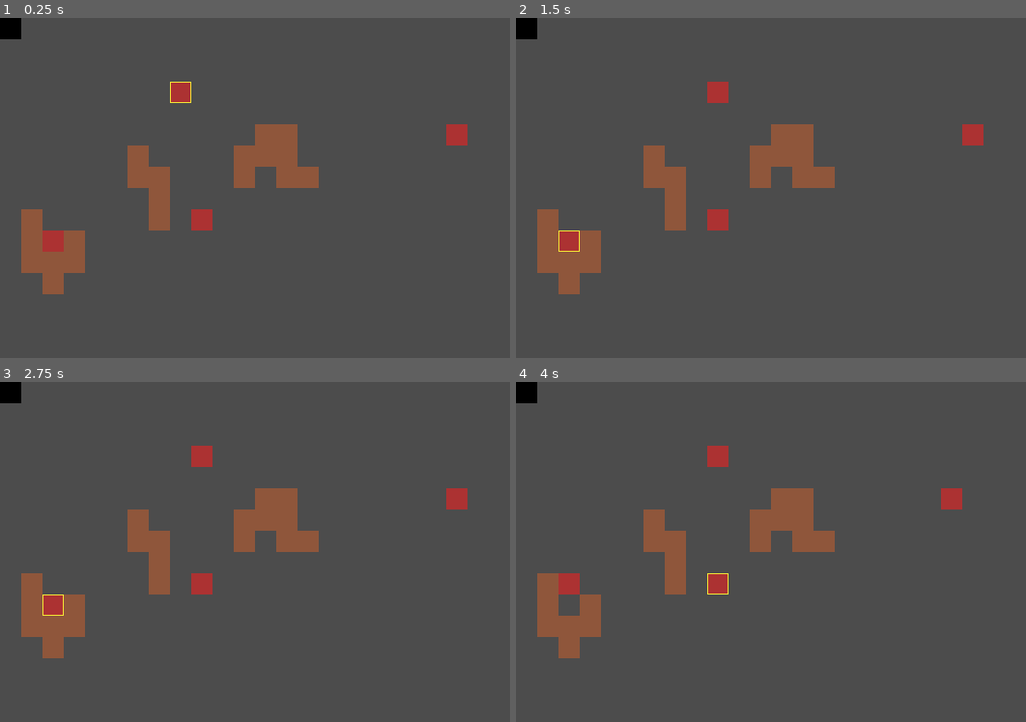
Above: before the commit, frames 1-4 (two rows, left to right).
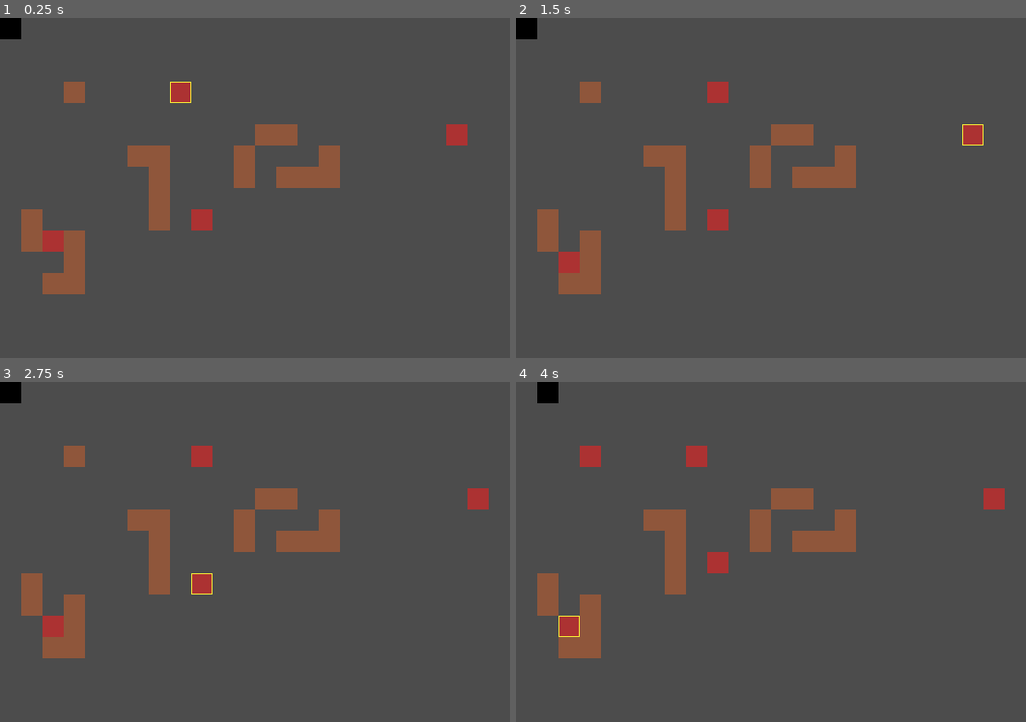
Above: after the commit, the same moments.

Repository: Leirda01/gmtk-2020-leirda-diana
Game: Godot game, scene res://scenes/Main.tscn
The game is run twice, just before and just after one commit, with the same random seed, the same clock (stepped at 60 frames per second) and the same inputs.
Inputs:
- Up to frame 1 (0.25 s): no input
- Up to frame 2 (1.5 s): tap Enter at 0.5 s; hold Right (ui_right) 0.53-1.28 s; tap Space at 1.25 s; hold Down (ui_down) from 1.28 s (still down)
- Up to frame 3 (2.75 s): tap Enter at 2 s; release Down (ui_down) at 2.03 s; hold Right (ui_right) from 2.03 s (still down)
- Up to frame 4 (4 s): tap Space at 2.75 s; release Right (ui_right) at 2.78 s; hold Up (ui_up) 2.78-3.53 s; tap Enter at 3.5 s; hold Left (ui_left) from 3.53 s (still down)

The runs differ from the first frame. In frame 1, 2.6% of the frame differs, in the area x 4-67%, y 18-82%; in frame 2, 2.9%; in frame 3, 3.4%; in frame 4, 4.9%, in the area x 0-96%, y 0-82%.

Commit message:
Doesn't spawn enemy when place already occupied

Diff:
--- a/scenes/Main.tscn
+++ b/scenes/Main.tscn
@@ -42,7 +42,7 @@
 cell_size = Vector2( 24, 24 )
 cell_custom_transform = Transform2D( 24, 0, 0, 24, 0, 0 )
 format = 1
-tile_data = PoolIntArray( 1, 0, 0, 2, 0, 0, 3, 0, 0, 4, 0, 0 …(257 unchanged characters)… , 0, 0, 196633, 0, 0, 262144, 0, 0, 262169, 0, 0, 327680, 0, 0, 327705, 0, 0, 393216, 0, 0, 393229, 0, 0, 393230, 0, 0, 393241, 0, 0, 458752, 0, 0, 458759, 0, 0, 458764, 0, 0, 458765, 0, 0, 458766, 0, 0, 458777, 0, 0, 524288, 0, 0, 524295, 0, 0, 524296, 0, 0, 524300, 0, 0, 524302, 0, 0, 524303, 0, 0, 524313, 0, 0, 589824, 0, 0, 589832, 0, 0, 589849, 0, 0, 655360, 0, 0, 655362, 0, 0, 655368, 0, 0, 655385, 0, 0, 720896, 0, 0, 720898, 0, 0, 720900, 0, 0, 720921, 0, 0, 786432, 0, 0, 786434, 0, 0, 786435, 0, 0, 786436, 0, 0, 786457, 0, 0, 851968, 0, 0, 851971, 0, 0, 851993, 0, 0, 917504, 0, 0, 9175 …(428 unchanged characters)…
+tile_data = PoolIntArray( 1, 0, 0, 2, 0, 0, 3, 0, 0, 4, 0, 0 …(257 unchanged characters)… , 0, 0, 196633, 0, 0, 262144, 0, 0, 262148, 0, 0, 262169, 0, 0, 327680, 0, 0, 327705, 0, 0, 393216, 0, 0, 393229, 0, 0, 393230, 0, 0, 393241, 0, 0, 458752, 0, 0, 458759, 0, 0, 458760, 0, 0, 458764, 0, 0, 458768, 0, 0, 458777, 0, 0, 524288, 0, 0, 524296, 0, 0, 524300, 0, 0, 524302, 0, 0, 524303, 0, 0, 524304, 0, 0, 524313, 0, 0, 589824, 0, 0, 589832, 0, 0, 589849, 0, 0, 655360, 0, 0, 655362, 0, 0, 655368, 0, 0, 655385, 0, 0, 720896, 0, 0, 720898, 0, 0, 720900, 0, 0, 720921, 0, 0, 786432, 0, 0, 786436, 0, 0, 786457, 0, 0, 851968, 0, 0, 851971, 0, 0, 851972, 0, 0, 851993, 0, 0, 917504, 0, 0, 9175 …(428 unchanged characters)…
 
 [node name="Enemies" type="Node" parent="."]
 
--- a/scenes/Spawner.tscn
+++ b/scenes/Spawner.tscn
@@ -11,3 +11,4 @@
 [node name="CollisionShape2D" type="CollisionShape2D" parent="."]
 position = Vector2( 12, 12 )
 shape = SubResource( 1 )
+[connection signal="body_exited" from="." to="." method="_on_Spawner_body_exited"]
--- a/scripts/Main.gd
+++ b/scripts/Main.gd
@@ -15,9 +15,9 @@
 func _process(_delta):
 	if enemy_index < $Enemies.get_child_count():
 		$Cursor.position = $Enemies \
-		.get_child(enemy_index) \
-		.get_node("Controller") \
-		.get_global_position()
+			.get_child(enemy_index) \
+			.get_node("Controller") \
+			.get_global_position()
 		return
 	# dis à la machine de calculer les attaques ici
 	$Player.random_move()
--- a/scripts/Spawner.gd
+++ b/scripts/Spawner.gd
@@ -1,6 +1,14 @@
 extends Area2D
 
+var can_spawn: = true
 
 func add_enemy(parent: Object, object: Object):
+	if not can_spawn:
+		return
 	object.position = self.position
 	parent.add_child(object)
+	can_spawn = false
+
+
+func _on_Spawner_body_exited(body):
+	can_spawn = true
